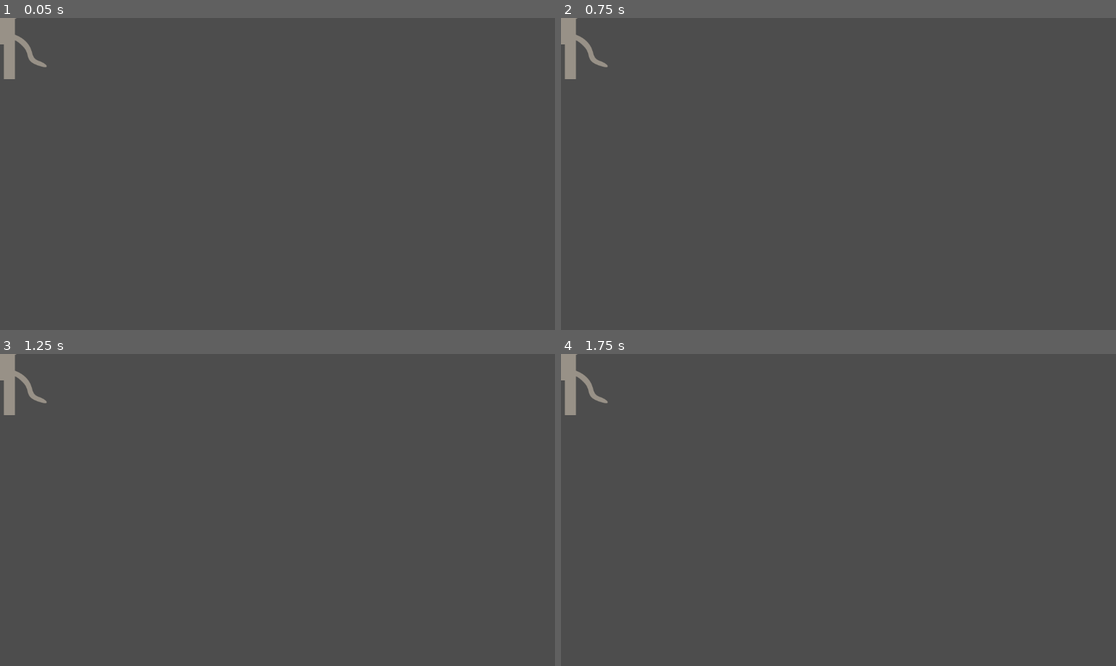
Above: before the commit, frames 1-4 (two rows, left to right).
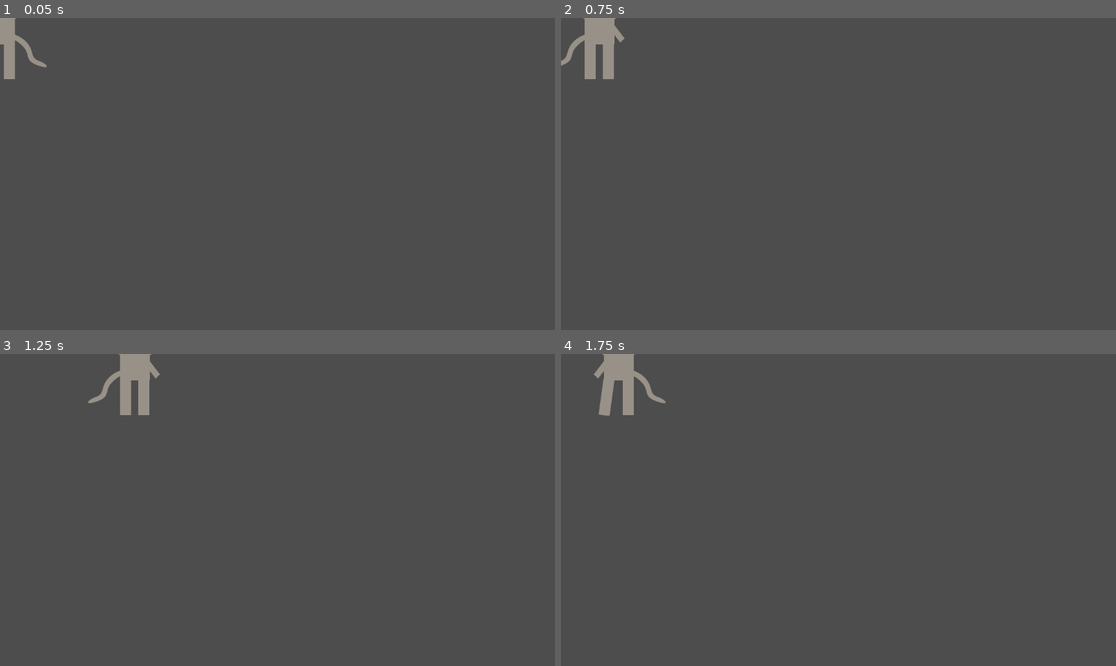
Above: after the commit, the same moments.

Repository: KylanTraynor/Anx
Game: Godot game, scene res://subscenes/player.tscn
Same seed, same stepped clock (60 frames per second), same inputs: the game is played once before the commit and once after it. The project has no main scene, so this scene is started directly.
Inputs:
- Up to frame 1 (0.05 s): no input
- Up to frame 2 (0.75 s): tap Enter at 0.5 s; hold Right (move_right, bound only after the commit) from 0.53 s (still down)
- Up to frame 3 (1.25 s): keep holding Right (move_right, bound only after the commit)
- Up to frame 4 (1.75 s): release Right (move_right, bound only after the commit) at 1.28 s; hold Left (move_left, bound only after the commit) from 1.28 s (still down)

Frame 1 is identical in both runs. In frame 2, 1.3% of the frame differs, in the area x 0-12%, y 0-20%; in frame 3, 1.7%, in the area x 0-29%, y 0-20%; in frame 4, 1.7%.

Commit message:
Basic player movement

Diff:
--- a/project.godot
+++ b/project.godot
@@ -14,6 +14,21 @@
 config/features=PackedStringArray("4.4", "GL Compatibility")
 config/icon="res://icon.svg"
 
+[input]
+
+move_left={
+"deadzone": 0.2,
+"events": [Object(InputEventKey,"resource_local_to_scene":false,"resource_name":"","device":0,"window_id":0,"alt_pressed":false,"shift_pressed":false,"ctrl_pressed":false,"meta_pressed":false,"pressed":false,"keycode":0,"physical_keycode":4194319,"key_label":0,"unicode":0,"location":0,"echo":false,"script":null)
+, Object(InputEventKey,"resource_local_to_scene":false,"resource_name":"","device":-1,"window_id":0,"alt_pressed":false,"shift_pressed":false,"ctrl_pressed":false,"meta_pressed":false,"pressed":false,"keycode":0,"physical_keycode":65,"key_label":0,"unicode":113,"location":0,"echo":false,"script":null)
+]
+}
+move_right={
+"deadzone": 0.2,
+"events": [Object(InputEventKey,"resource_local_to_scene":false,"resource_name":"","device":0,"window_id":0,"alt_pressed":false,"shift_pressed":false,"ctrl_pressed":false,"meta_pressed":false,"pressed":false,"keycode":0,"physical_keycode":4194321,"key_label":0,"unicode":0,"location":0,"echo":false,"script":null)
+, Object(InputEventKey,"resource_local_to_scene":false,"resource_name":"","device":-1,"window_id":0,"alt_pressed":false,"shift_pressed":false,"ctrl_pressed":false,"meta_pressed":false,"pressed":false,"keycode":0,"physical_keycode":68,"key_label":0,"unicode":100,"location":0,"echo":false,"script":null)
+]
+}
+
 [rendering]
 
 renderer/rendering_method="gl_compatibility"
--- /dev/null
+++ b/scripts/player/player.gd
@@ -0,0 +1,23 @@
+extends Area2D
+
+@export var speed = 400 # How far the player will move pixel/sec.
+
+# Called when the node enters the scene tree for the first time.
+func _ready() -> void:
+	pass
+
+
+# Called every frame. 'delta' is the elapsed time since the previous frame.
+func _process(delta: float) -> void:
+	var velocity = Vector2.ZERO
+	if(Input.is_action_pressed("move_left")):
+		velocity.x -= 1
+	if(Input.is_action_pressed("move_right")):
+		velocity.x += 1
+	if(velocity.length_squared() > 0):
+		velocity = velocity.normalized() * speed
+		$AnimatedSprite2D.play("walk")
+		$AnimatedSprite2D.flip_h = velocity.x > 0
+	else:
+		$AnimatedSprite2D.play("idle")
+	position += velocity * delta
--- a/subscenes/player.tscn
+++ b/subscenes/player.tscn
@@ -1,6 +1,7 @@
-[gd_scene load_steps=8 format=3 uid="uid://bnht0v1pkreiq"]
+[gd_scene load_steps=10 format=3 uid="uid://bnht0v1pkreiq"]
 
 [ext_resource type="Texture2D" uid="uid://bb80ddtch0347" path="res://art/characters/player/idle00.png" id="1_4b615"]
+[ext_resource type="Script" uid="uid://dt8x32kr18fhm" path="res://scripts/player/player.gd" id="1_78gyk"]
 [ext_resource type="Texture2D" uid="uid://cbxmjkensak4v" path="res://art/characters/player/idle01.png" id="2_78gyk"]
 [ext_resource type="Texture2D" uid="uid://nsiwvhi58a04" path="res://art/characters/player/idle02.png" id="3_1ap0v"]
 [ext_resource type="Texture2D" uid="uid://k85gk8pifxyr" path="res://art/characters/player/walk00.png" id="4_5o4t3"]
@@ -41,9 +42,18 @@
 "speed": 5.0
 }]
 
+[sub_resource type="CapsuleShape2D" id="CapsuleShape2D_4b615"]
+radius = 76.0
+height = 258.0
+
 [node name="Player" type="Area2D"]
+script = ExtResource("1_78gyk")
 
 [node name="AnimatedSprite2D" type="AnimatedSprite2D" parent="."]
 sprite_frames = SubResource("SpriteFrames_f46lw")
 animation = &"walk"
-frame_progress = 0.658619
+frame_progress = 0.259875
+
+[node name="CollisionShape2D" type="CollisionShape2D" parent="."]
+position = Vector2(-8, -1)
+shape = SubResource("CapsuleShape2D_4b615")
Not shown, added: scripts/player/player.gd.uid
